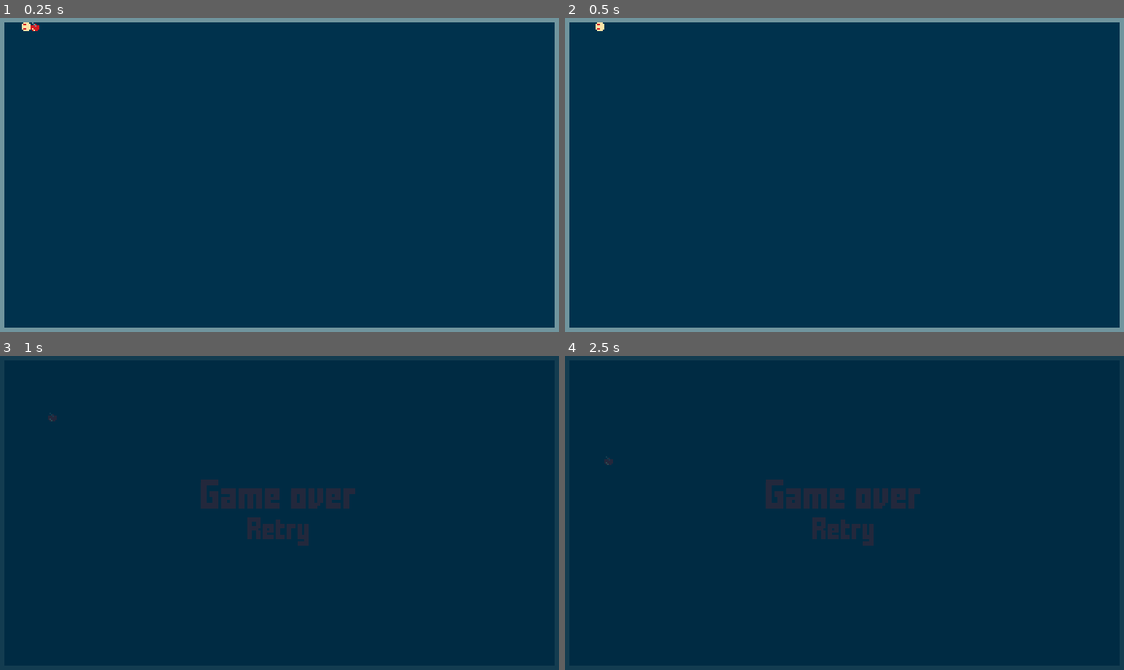
Above: before the commit, frames 1-4 (two rows, left to right).
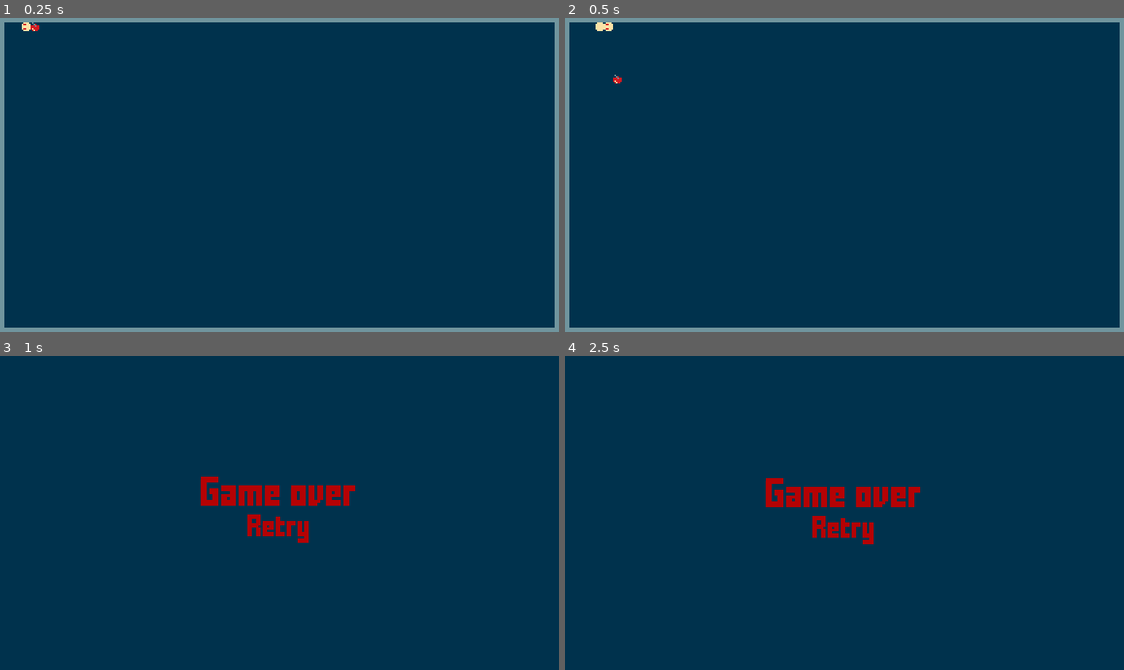
Above: after the commit, the same moments.

Repository: rrebane/godot-snake
Game: Godot game, scene res://scenes/Main.tscn
Same seed, same stepped clock (60 frames per second), same inputs: the game is played once before the commit and once after it.
Inputs:
- Up to frame 1 (0.25 s): no input
- Up to frame 2 (0.5 s): no input
- Up to frame 3 (1 s): hold Up (ui_up) from 0.53 s (still down)
- Up to frame 4 (2.5 s): release Up (ui_up) at 1.25 s; click "Retry" at 1.25 s; hold Up (ui_up) from 2.03 s (still down)

Frame 1 is identical in both runs. In frame 2, less than 0.1% of the frame differs, in the area x 5-11%, y 1-21%; in frame 3, 2.3%, in the area x 8-64%, y 18-61%; in frame 4, 2.1%.

Commit message:
Remove speed increase

Diff:
--- a/scenes/ClassicSnake.gd
+++ b/scenes/ClassicSnake.gd
@@ -2,7 +2,6 @@
 
 const ROTATION_STEP = 90
 const BLOCK_SIDE_LENGTH = 6
-const INCREASE_SPEED_MODIFIER = 5 # Every N fruits, speed is increased
 
 ## SCENES ##
 var link = preload("res://scenes/SnakeLink.tscn")
@@ -15,11 +14,10 @@
 var next_scheduled_move = 'RIGHT'
 var snake_parts = []
 var cells_visited = []
-var spawn_rate = 10 # Snake moves every N frames where N is this value
+var spawn_rate = 8 # Snake moves every N frames where N is this value
 
 ## FRAME COUNTER ##
 var i = 0
-var fruits_eaten = 0
 
 func _physics_process(_delta):
 	if i % spawn_rate == 0:
@@ -88,8 +86,5 @@
 		Events.emit_signal("hit_body")
 	# Check for fruit
 	if head.check_for_fruit(new_head_position):
-		fruits_eaten += 1
-		if fruits_eaten % INCREASE_SPEED_MODIFIER == 0:
-			spawn_rate = max(1, spawn_rate - 1)
 		add_to_snake_parts(previous_head_position)
 	head.position = new_head_position
